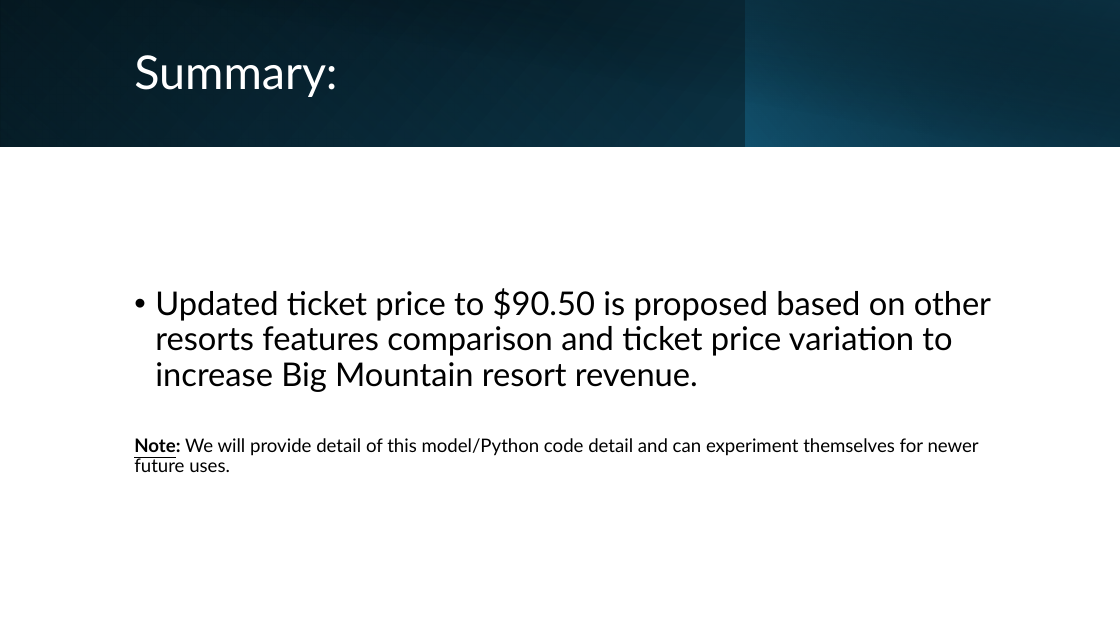
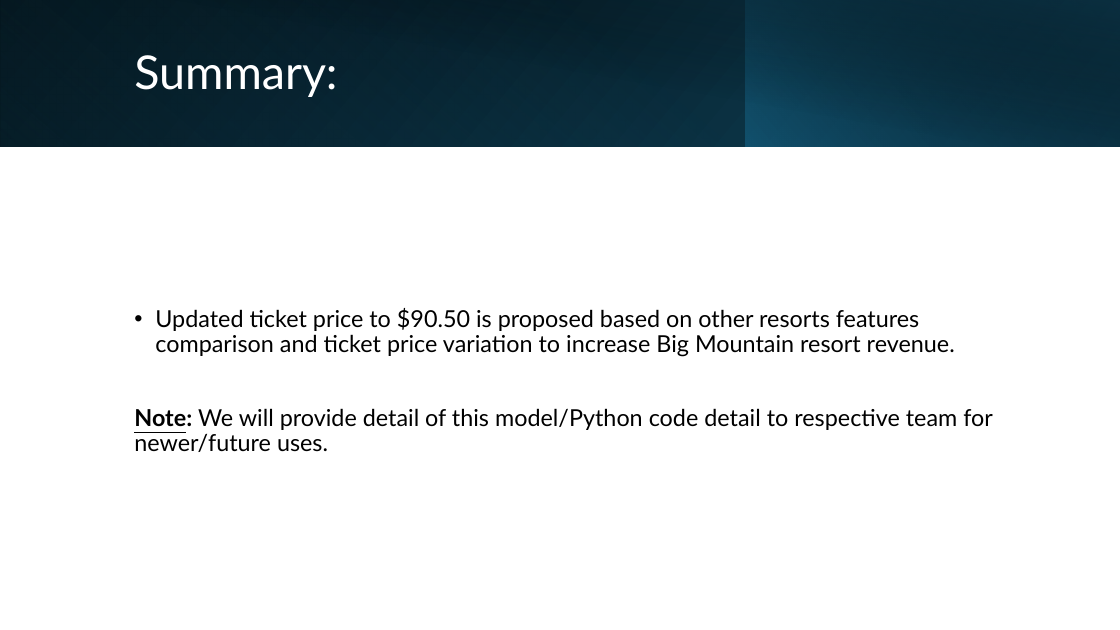
Before and after one commit to npandey472/DataScienceGuidedCapstone, a slide deck: slide 7 of Guided Capstone Presentation - for the Executive Team.pptx. Drawn at 1120x630 pixels with LibreOffice and Linux fonts; fonts in the diff are those of the drawing. Boxes give left, top, right and bottom in pixels: in the first picture for what was removed or moved away, otherwise in the second. Text is boxed around its words. In the diff, an @@ line names an element or a change of style, - is before the commit and + after.

Commit message:
Guided Capstone Presentation - for the Executive Team
Guided Capstone Presentation - for the Executive Team

```diff
--- a/Guided Capstone Presentation - for the Executive Team.pptx
+++ b/Guided Capstone Presentation - for the Executive Team.pptx
@@ text at [155,308,955,357]: size 28 to 20 pt in "Updated ticket price to $90.50 is proposed ..." @@
@@ text at [134,408,993,452]: text changed; size 16 to 20 pt @@
-Note: We will provide detail of this model/Python code detail and can experiment themselves for newer future uses.
+Note: We will provide detail of this model/Python code detail to respective team for newer/future uses.
```
Also in this commit, not shown: 4 other slides changed.
